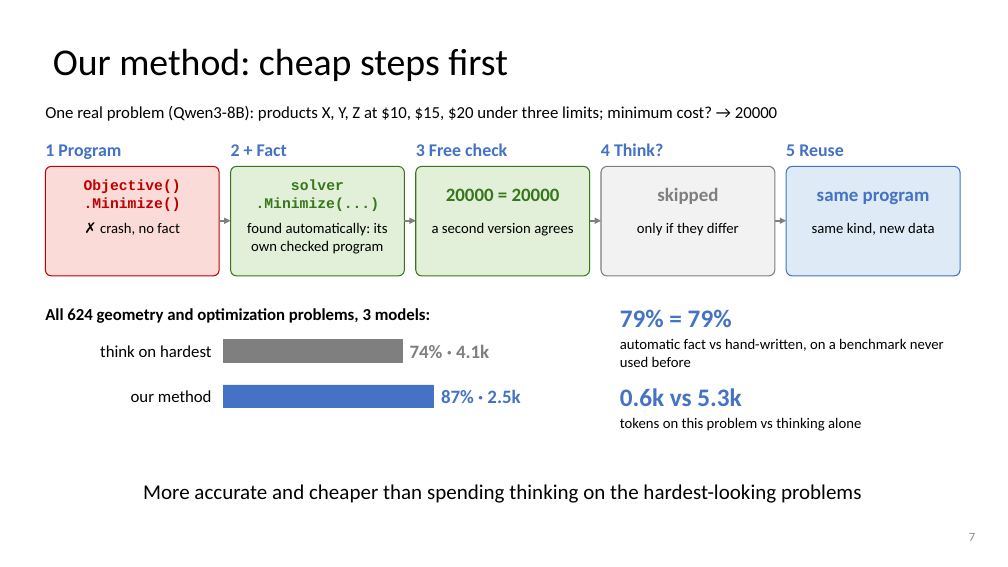
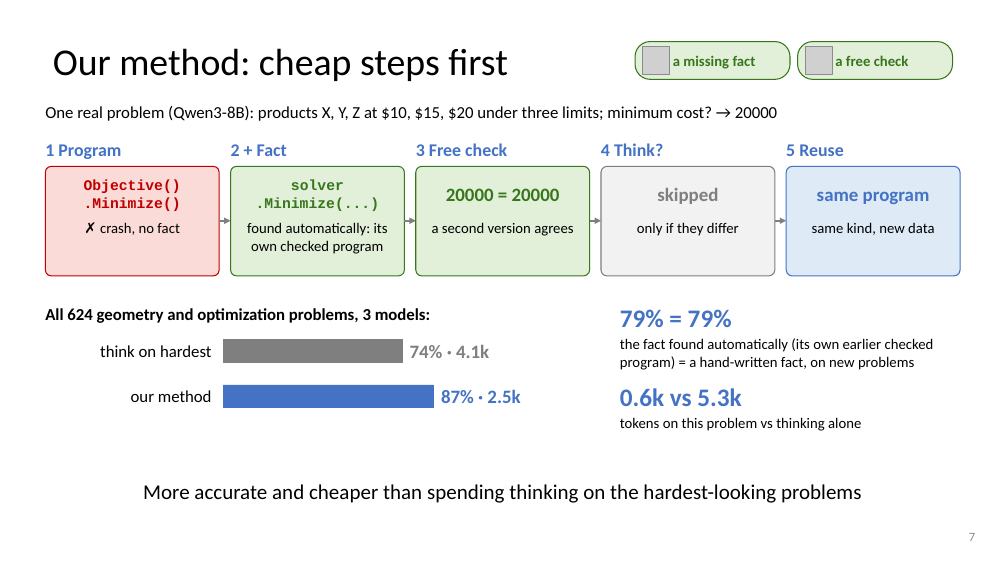
Before and after one commit to dlwns147/CSED490E_Project_Team5, a slide deck: slide 7 of PROPOSAL_slides.pptx. Drawn at 1008x567 pixels with LibreOffice and Linux fonts; fonts in the diff are those of the drawing; grey boxes stand for pictures. Boxes give left, top, right and bottom in pixels: in the first picture for what was removed or moved away, otherwise in the second. Text is boxed around its words. In the diff, an @@ line names an element or a change of style, - is before the commit and + after.

```diff
--- a/PROPOSAL_slides.pptx
+++ b/PROPOSAL_slides.pptx
@@ rounded rectangle added at box(635, 42, 790, 79), fill #E2F0D9, outline #38761D 1 pt @@
@@ picture added at box(643, 47, 670, 74) @@
@@ text added at box(673, 55, 756, 69), 14 pt, text #38761D, bold @@
+a missing fact
@@ rounded rectangle added at box(798, 42, 953, 79), fill #E2F0D9, outline #38761D 1 pt @@
@@ picture added at box(805, 47, 833, 74) @@
@@ text added at box(835, 55, 909, 66), 14 pt, text #38761D, bold @@
+a free check
@@ text at box(620, 338, 934, 370): text changed @@
-automatic fact vs hand-written, on a benchmark never used before
+the fact found automatically (its own earlier checked program) = a hand-written fact, on new problems
```
Also in this commit, not shown: 5 other slides changed, 3 other files.
